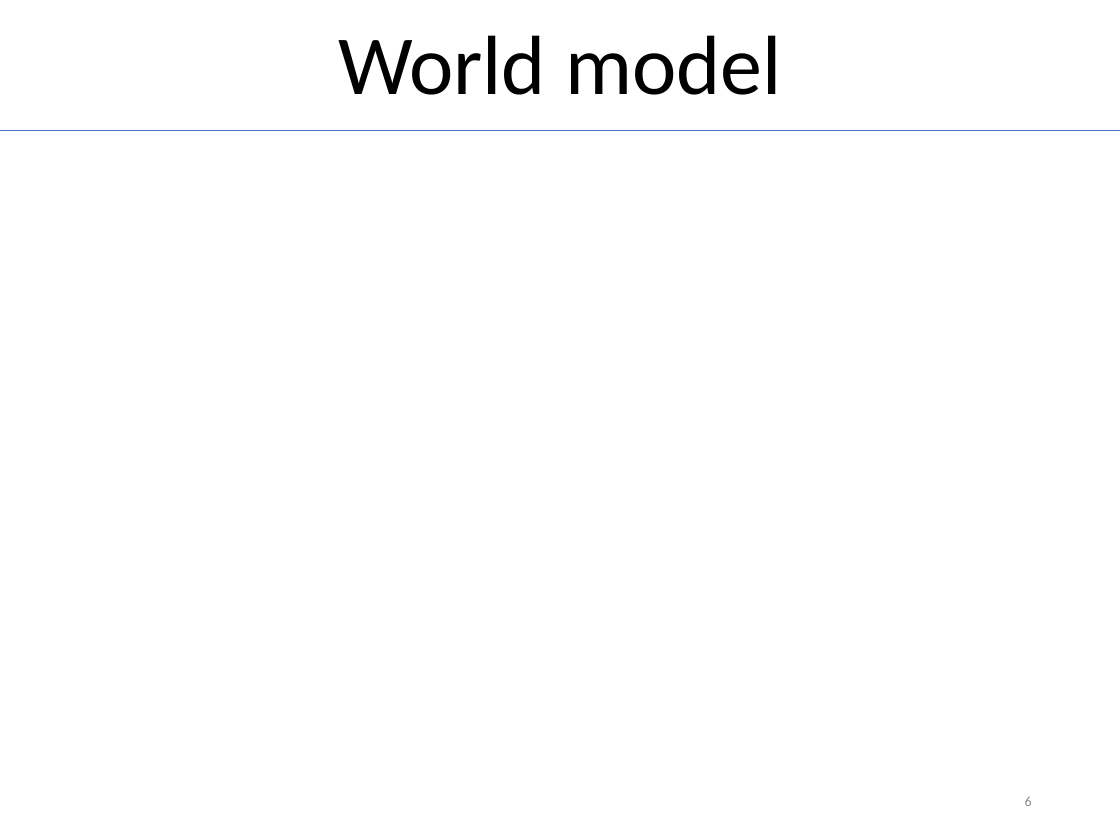
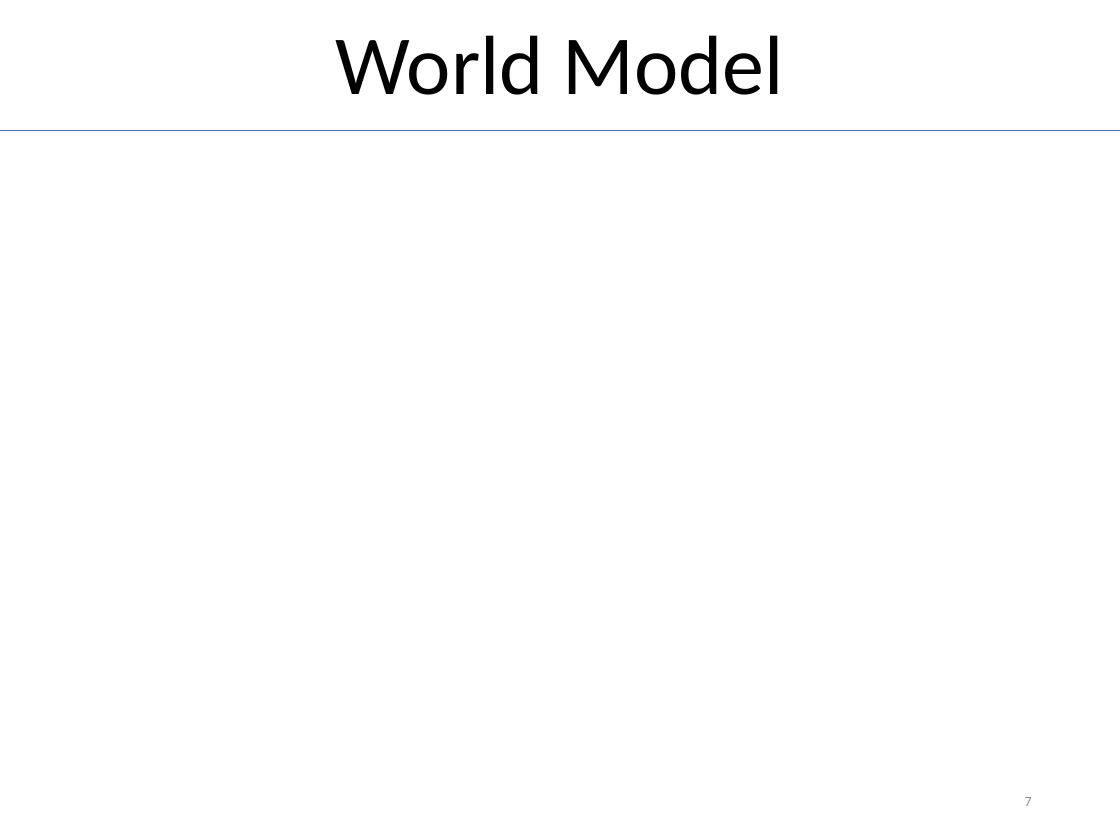
Before and after one commit to MichiHo/flocking, a slide deck: slide 7 of vortrag/ba_seminar_presentation.pptx (slide 6 before the commit). Drawn at 1120x840 pixels with LibreOffice and Linux fonts; fonts in the diff are those of the drawing; grey boxes stand for pictures. Boxes give left, top, right and bottom in pixels: in the first picture for what was removed or moved away, otherwise in the second. Text is boxed around its words. In the diff, an @@ line names an element or a change of style, - is before the commit and + after.

```diff
--- a/vortrag/ba_seminar_presentation.pptx
+++ b/vortrag/ba_seminar_presentation.pptx
@@ title at bbox=[336, 35, 784, 95]: text changed @@
-World model
+World Model
@@ page number at bbox=[1025, 797, 1032, 806]: text changed @@
-6
+7
```
Also in this commit, not shown: 1 other slide changed, 4 slides added, 1 slide removed, 7 other files.
